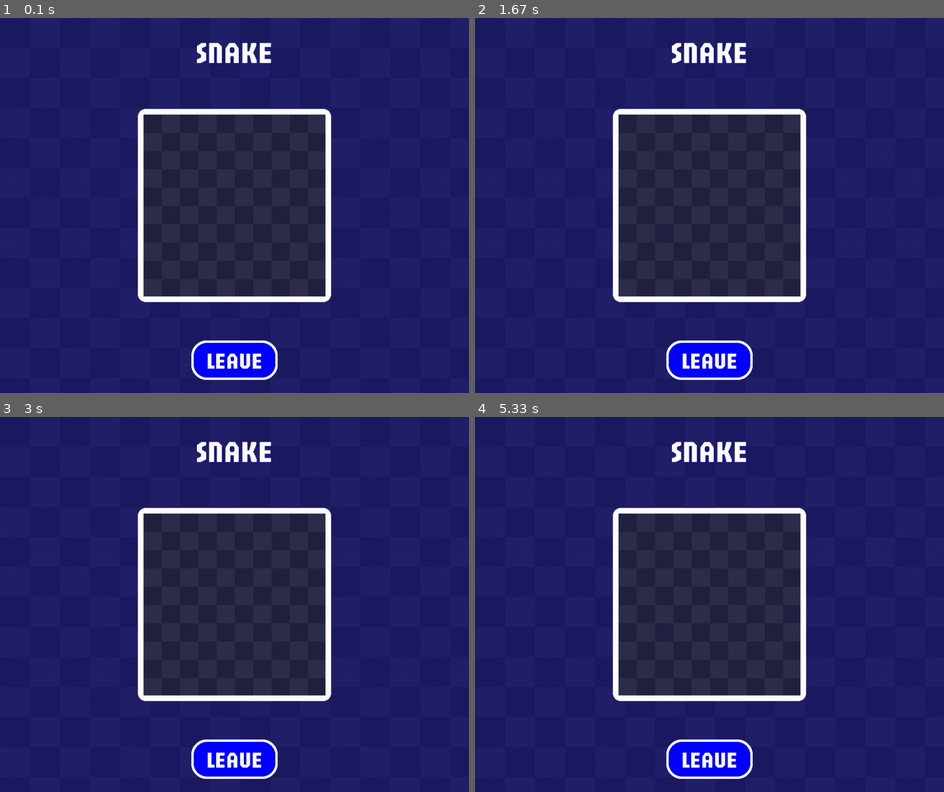
Above: before the commit, frames 1-4 (two rows, left to right).
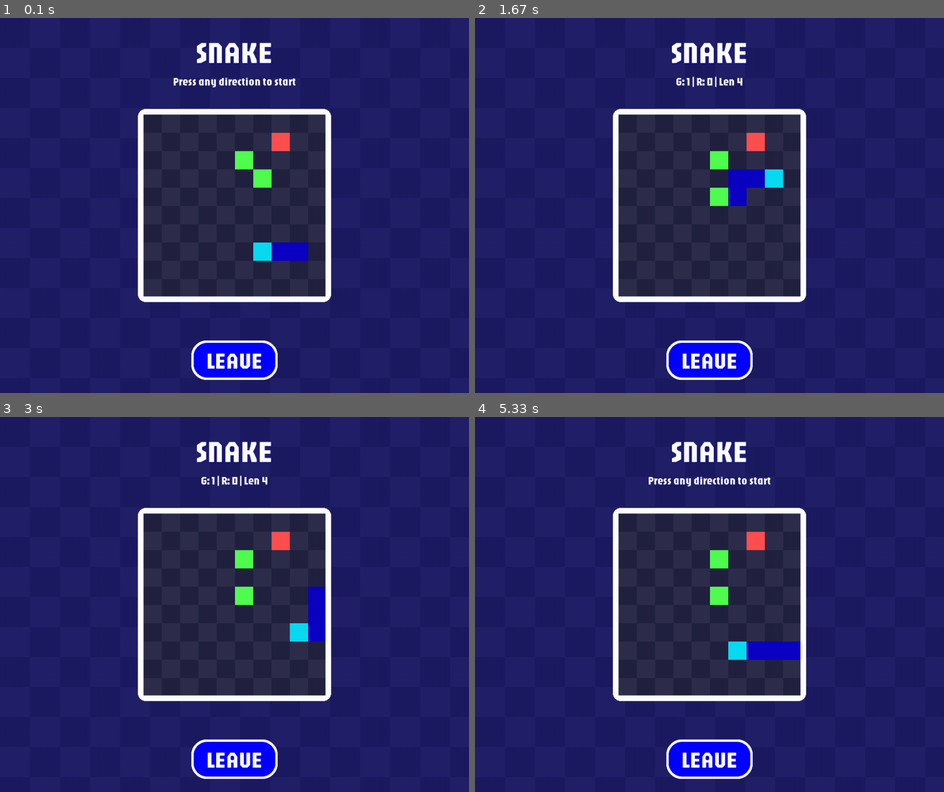
Above: after the commit, the same moments.

Repository: DevJ2K/snakeAI
Game: pygame game, started from srcs/Window.py
Same seed, same stepped clock (60 frames per second), same inputs: the game is played once before the commit and once after it.
Inputs:
- Up to frame 1 (0.1 s): no input
- Up to frame 2 (1.67 s): hold Right 0.33-0.8 s; hold Up 0.83-1.3 s; hold Right from 1.33 s (still down)
- Up to frame 3 (3 s): release Right at 1.8 s; hold Left 1.83-2.37 s; hold Down 2.4-2.7 s; hold Left from 2.73 s (still down)
- Up to frame 4 (5.33 s): release Left at 3.13 s; hold Up 3.17-3.53 s; hold Right 3.57-4.2 s; hold Down 4.23-4.6 s; hold Left 4.63-5.1 s; hold Right from 5.13 s (still down)

The runs differ from the first frame. In frame 1, 1.5% of the frame differs, in the area x 37-66%, y 15-65%; in frame 2, 1.6%; in frame 3, 1.5%; in frame 4, 1.7%, in the area x 37-70%, y 15-65%.

Commit message:
✅ : Snake is working.

Diff:
--- a/srcs/Snake.py
+++ b/srcs/Snake.py
@@ -17,12 +17,18 @@
             raise SnakeError("The snake length must be greater than "
                              "or equal to 1.")
 
-        self.WALL = {'char': 'W', 'color': Colors.BLACKHB}
-        self.HEAD = {'char': 'H', 'color': Colors.MAGHB}
-        self.SNAKE_BODY = {'char': 'S', 'color': Colors.BLUEB}
-        self.GREEN_APPLE = {'char': 'G', 'color': Colors.GREENHB}
-        self.RED_APPLE = {'char': 'R', 'color': Colors.REDHB}
-        self.EMPTY_SPACE = {'char': '0', 'color': Colors.BLACKB}
+        self.WALL = {
+            'name': "WALL", 'char': 'W', 'color': Colors.BLACKHB, 'hex': "#3A3A3A"}
+        self.HEAD = {
+            'name': "HEAD", 'char': 'H', 'color': Colors.MAGHB, 'hex': "#09dcf2"}
+        self.SNAKE_BODY = {
+            'name': "SNAKE_BODY", 'char': 'S', 'color': Colors.BLUEB, 'hex': "#0c00c3"}
+        self.GREEN_APPLE = {
+            'name': "GREEN_APPLE", 'char': 'G', 'color': Colors.GREENHB, 'hex': "#50FF50"}
+        self.RED_APPLE = {
+            'name': "RED_APPLE", 'char': 'R', 'color': Colors.REDHB, 'hex': "#FF5050"}
+        self.EMPTY_SPACE = {
+            'name': "EMPTY_SPACE", 'char': '0', 'color': Colors.BLACKB, 'hex': "#AAAAAA"}
 
         self.UP = (-1, 0)
         self.DOWN = (1, 0)
@@ -49,6 +55,8 @@
         self.snake_length = snake_length
         self.green_apple_eat = 0
         self.red_apple_eat = 0
+
+        self.is_running = False
 
         self.board: list[list[str]] = self.__create_board()
         self.snake: list[SnakeNode] = []
@@ -68,6 +76,17 @@
         board.insert(0, [self.WALL['char'] for _ in range(self.size + 2)])
         board.append([self.WALL['char'] for _ in range(self.size + 2)])
         return board
+
+    def get_board_with_border(self) -> list[list[str]]:
+        return self.board
+
+    def get_board_without_border(self) -> list[list[str]]:
+        new_board: list[list[str]] = []
+        for i in range(1, len(self.board) - 1):
+            new_board.append([])
+            for j in range(1, len(self.board[i]) - 1):
+                new_board[i - 1].append(self.board[i][j])
+        return new_board
 
     def __init_snake(self):
         a = self.snake_length
@@ -100,7 +119,6 @@
                     possibility_slot.append((i, j))
 
         slot = random.choice(possibility_slot)
-        possibility_slot.remove(slot)
         self.board[slot[0]][slot[1]] = apple['char']
         # for possibility in possibility_slot:
         #     self.board[possibility[0]][possibility[1]] = "T"
@@ -139,7 +157,6 @@
         last_node = self.snake[-1]
 
         reverse_pos = (-last_node.direction[0], -last_node.direction[1])
-        print(reverse_pos)
         # reverse_pos[0] = -reverse_pos[0]
         # reverse_pos[1] = -reverse_pos[1]
 
@@ -180,25 +197,29 @@
         if self.board[next_i][next_j] == self.GREEN_APPLE['char']:
             apple = self.GREEN_APPLE
             self.snake.append(self.__new_snake_node())
+            print("GREENAPPLE", next_i, next_j)
             self.green_apple_eat += 1
             self.snake_length += 1
         elif self.board[next_i][next_j] == self.RED_APPLE['char']:
-            if snake.snake_length == 1:
+            if self.snake_length == 1:
                 return False
             apple = self.RED_APPLE
+            print("REDAPPLE", next_i, next_j)
             pop_node = self.snake.pop()
             self.board[pop_node.i][pop_node.j] = self.EMPTY_SPACE['char']
             self.red_apple_eat += 1
             self.snake_length -= 1
 
-        self.update_snake_nodes(new_direction=direction)
+        self.update_snake_nodes(new_direction=direction, new_node=apple==self.GREEN_APPLE)
         self.__place_snake()
         if apple is not None:
             self.__place_random_apple(apple)
+        self.display_board()
         return True
 
-    def update_snake_nodes(self, new_direction: tuple[int, int]):
-        self.board[self.snake[-1].i][self.snake[-1].j] = self.EMPTY_SPACE['char']
+    def update_snake_nodes(self, new_direction: tuple[int, int], new_node: bool = False):
+        if new_node == False:
+            self.board[self.snake[-1].i][self.snake[-1].j] = self.EMPTY_SPACE['char']
         for i in range(len(self.snake) - 1, 0, -1):
             self.snake[i].new_coordinate(self.snake[i - 1].i, self.snake[i - 1].j)
         self.snake[0].apply_direction(new_direction)
@@ -208,6 +229,9 @@
             if item['char'] == char:
                 return item
         return None
+
+    def get_item_by_coordinate(self, i: int, j: int) -> dict | None:
+        return self.get_item_by_char(self.board[i][j])
 
     def display_board(self, spacing: bool = False):
         display_str = ""
--- a/srcs/SnakeNode.py
+++ b/srcs/SnakeNode.py
@@ -21,5 +21,7 @@
         self.j += direction[1]
 
     def new_coordinate(self, i: int, j: int):
+        self.direction = (i - self.i, j - self.j)
+        self.opposite_direction = (-self.direction[0], -self.direction[1])
         self.i = i
         self.j = j
--- a/srcs/Window.py
+++ b/srcs/Window.py
@@ -1,7 +1,8 @@
 import pygame
 import pygame.gfxdraw
 from WindowTheme import WindowTheme
-# from utils.Colors import *
+from srcs.Snake import Snake
+from srcs.SnakeNode import SnakeNode
 from utils.pygame_utils import draw_bordered_rounded_rect
 from utils import my_cursors
 import os
@@ -29,11 +30,19 @@
         # print(font)
         self.fontTitle = pygame.font.Font(os.path.join(ROOT_PATH, font), 64)
         self.fontButton = pygame.font.Font(os.path.join(ROOT_PATH, font), 48)
+        self.fontText = pygame.font.Font(os.path.join(ROOT_PATH, font), 24)
         self.run = False
         self.FPS = FPS
+        self.tick = 0
+        self.last_tick = 0
         self.theme = theme.get()
 
         self.menu = "GAME_INTERFACE"
+
+        self.snake = Snake(size=10, snake_length=3)
+
+        self.next_direction = None
+        self.speed = 7
 
         # Window Interface Handling
         self.buttons = []
@@ -49,15 +58,39 @@
         else:
             pass
 
+    def handle_gameloop(self):
+        tick = (self.tick * self.speed) % self.FPS
+        last_tick = (self.last_tick * self.speed) % self.FPS
+        if self.snake.is_running == False:
+            return
+        if self.next_direction is None:
+            return
+        if tick < last_tick:
+            if self.snake.next_frame(self.next_direction) == False:
+                self.snake.is_running = False
+        # print(tick)
+
+
+    def handle_gamekey(self, key):
+        # print("HEE1")
+        if self.snake.is_running == False:
+            if key in [pygame.K_UP, pygame.K_DOWN, pygame.K_LEFT, pygame.K_RIGHT]:
+                self.snake.is_running = True
+        if key == pygame.K_UP:
+            self.next_direction = self.snake.UP
+        if key == pygame.K_DOWN:
+            self.next_direction = self.snake.DOWN
+        if key == pygame.K_LEFT:
+            self.next_direction = self.snake.LEFT
+        if key == pygame.K_RIGHT:
+            self.next_direction = self.snake.RIGHT
     def launch(self):
-        # i = 0
         self.run = True
         while self.run:
             self.create_background(pattern_size=64)
             self.buttons.clear()
-            # print(i)
-            # i += 1
-            # self.menu_select()
+            self.last_tick = self.tick
+            self.tick += 1
             self.current_menu()
             onclick = False
             for event in pygame.event.get():
@@ -66,13 +99,18 @@
                 if event.type == pygame.KEYDOWN:
                     if event.key == pygame.K_ESCAPE:
                         self.exit_window()
+                    if self.menu == "GAME_INTERFACE":
+                        self.handle_gamekey(event.key)
+
                 if event.type == pygame.MOUSEBUTTONDOWN:
                     if event.button == 1:
                         onclick = True
 
+            if self.menu == "GAME_INTERFACE":
+                self.handle_gameloop()
             self.update_button(pygame.mouse.get_pos(), onclick)
 
-            pygame.display.update()
+            pygame.display.flip()
             self.clock.tick(self.FPS)
 
     def exit_window(self):
@@ -151,11 +189,12 @@
             y=32,
             color="#FFFFFF",
             shadow={
-                "color": "#0000FF",
+                "color": self.theme['accent'],
                 "opacity": 42,
                 "x": 4,
                 "y": 4,
-            }
+            },
+            font=self.fontTitle
         )
 
     def add_text(
@@ -164,9 +203,12 @@
             x: int = None,
             y: int = None,
             color: str = "#FFFFFF",
-            shadow: dict = None
+            shadow: dict = None,
+            font: pygame.font.Font = None
     ):
-        text_render = self.fontTitle.render(text, True, color)
+        if font is None:
+            font = self.fontText
+        text_render = font.render(text, True, color)
         x_coord = x
         y_coord = y
 
@@ -281,6 +323,41 @@
             func=self.exit_window
         )
 
+    def draw_on_board(
+            self,
+            x: int,
+            y: int,
+            TILE_X: int,
+            TILE_Y: int,
+            item: dict,
+            pattern_bool: int = 0
+    ):
+
+        if item['name'] in ["HEAD", "SNAKE_BODY"]:
+
+            pygame.draw.rect(
+                self.canvas,
+                item['hex'],
+                pygame.Rect(x, y, TILE_X, TILE_Y)
+            )
+        elif item['name'] in ["GREEN_APPLE", "RED_APPLE"]:
+            pygame.draw.rect(
+                self.canvas,
+                item['hex'],
+                pygame.Rect(x, y, TILE_X, TILE_Y)
+            )
+        elif item['name'] == "EMPTY_SPACE":
+            pygame.draw.rect(
+                self.canvas,
+                self.theme[f"board{1 + pattern_bool}"],
+                pygame.Rect(x, y, TILE_X, TILE_Y)
+            )
+        else:
+            pygame.draw.rect(
+                self.canvas,
+                "#1F1F1F",
+                pygame.Rect(x, y, TILE_X, TILE_Y)
+            )
 
     def create_snakeboard(self, size: int = 10):
         # Create game board border
@@ -301,15 +378,18 @@
 
         y = self.SCREEN_HEIGHT / 2 - (HEIGHT / 2)
         pattern_bool = 0
-        for _ in range(size):
+        for i in range(size):
             x = self.SCREEN_WIDTH / 2 - (WIDTH / 2)
-            for __ in range(size):
+            for j in range(size):
                 pattern_bool = 1 - pattern_bool
-                pygame.draw.rect(
-                    self.canvas,
-                    self.theme[f"board{1 + pattern_bool}"],
-                    pygame.Rect(x, y, TILE_X, TILE_Y)
-                )
+                char = self.snake.get_board_without_border()[i][j]
+                item = self.snake.get_item_by_char(char)
+                self.draw_on_board(x, y, TILE_X, TILE_Y, item, pattern_bool)
+                # pygame.draw.rect(
+                #     self.canvas,
+                #     self.theme[f"board{1 + pattern_bool}"],
+                #     pygame.Rect(x, y, TILE_X, TILE_Y)
+                # )
                 x += TILE_X
             if size % 2 == 0:
                 pattern_bool = 1 - pattern_bool
@@ -335,7 +415,12 @@
         )
 
     def GAME_interface(self):
-        self.create_snakeboard(size=10)
+        self.create_snakeboard(size=self.snake.size)
+        if self.snake.is_running == False:
+            self.add_text("Press any direction to start", y=120)
+        else:
+            self.add_text(f"G: {self.snake.green_apple_eat} | R: {self.snake.red_apple_eat} | Len {self.snake.snake_length}", y=120)
+
         self.add_button(
             text="LEAVE",
             y=self.SCREEN_HEIGHT - 100,
@@ -346,6 +431,7 @@
         )
 
 
+
 if __name__ == "__main__":
     window = Window(title="SnakeAI", size=(1000, 800))
     window.launch()
--- a/srcs/WindowTheme.py
+++ b/srcs/WindowTheme.py
@@ -2,6 +2,7 @@
     def __init__(self, THEME: str = "blue"):
         self.__theme = THEME
         self.__blue_range = {
+            "accent": "#0000FF",
             "bg1": "#1D1B62",
             "bg2": "#222169",
             "board1": "#2E2E4D",
